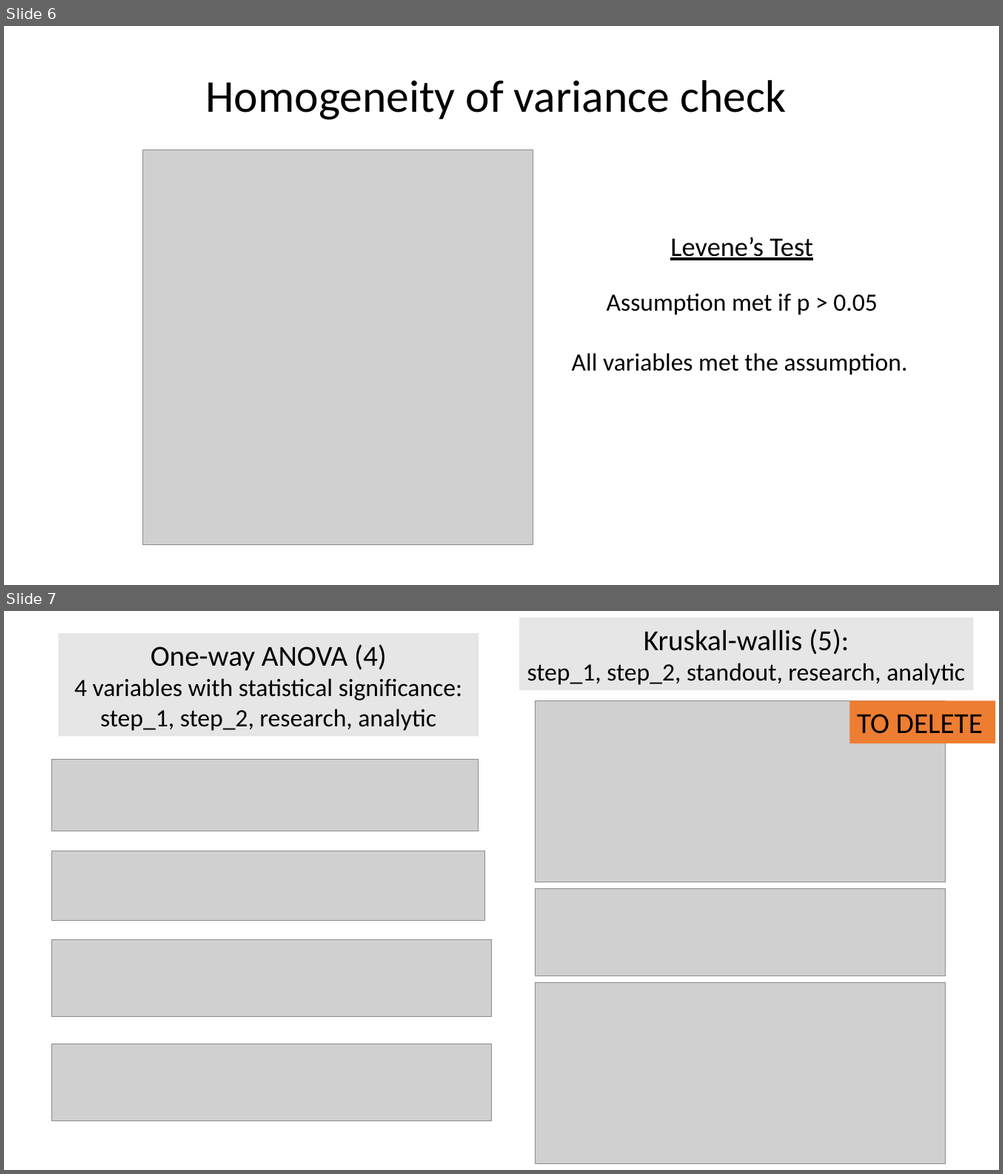
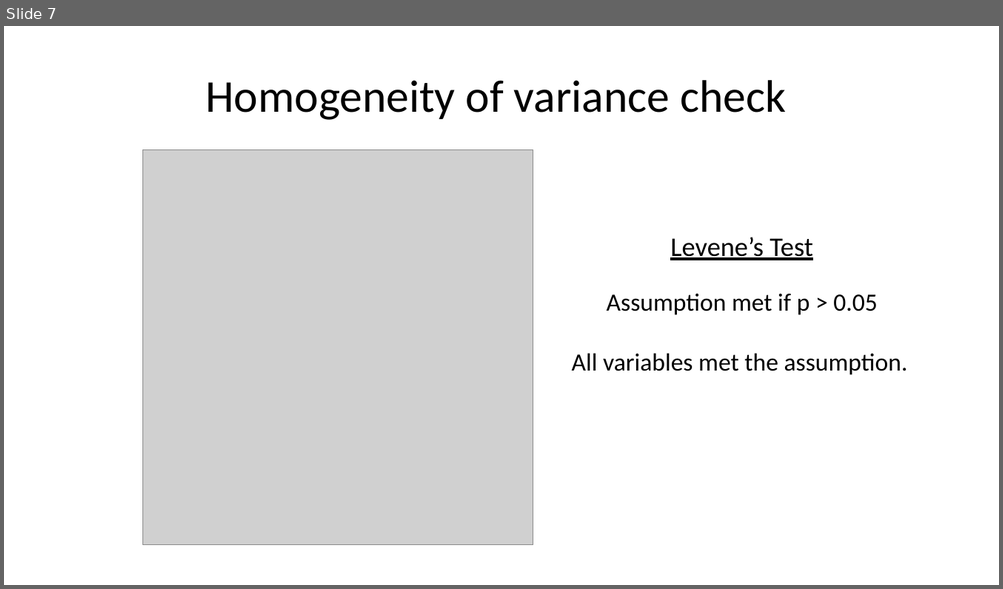
Before and after one commit to tiffanydho/ENT_research, a slide deck: ERAS_Linguistics/ERAS_race_report.pptx. Shown one above the other, each under a label of ours: slides 6 and 7 before the commit, slide 7 after it. The pictures are 1003x1174 and 1003x589 pixels, drawn with LibreOffice and Linux fonts; fonts in the diff are those of the drawing; grey boxes stand for pictures. Boxes give left, top, right and bottom in pixels: in the first picture for what was removed or moved away, otherwise in the second. Text is boxed around its words. In the diff, an @@ line names an element or a change of style, - is before the commit and + after.

```diff
--- a/ERAS_Linguistics/ERAS_race_report.pptx
+++ b/ERAS_Linguistics/ERAS_race_report.pptx
@@ slide 7 removed at bbox=[4, 611, 999, 1170], background #FFFFFF @@
@@ rectangle removed at bbox=[519, 618, 973, 691] @@
-Kruskal-wallis (5):
-step_1, step_2, standout, research, analytic
@@ rectangle removed at bbox=[59, 633, 478, 736] @@
-One-way ANOVA (4)
-4 variables with statistical significance: step_1, step_2, research, analytic
@@ picture removed at bbox=[535, 701, 945, 882] @@
@@ rectangle removed at bbox=[849, 701, 995, 743] @@
-TO DELETE
@@ picture removed at bbox=[52, 760, 478, 832] @@
@@ picture removed at bbox=[52, 851, 484, 920] @@
@@ picture removed at bbox=[535, 889, 945, 976] @@
@@ picture removed at bbox=[52, 940, 491, 1017] @@
@@ picture removed at bbox=[535, 982, 945, 1164] @@
@@ picture removed at bbox=[52, 1045, 491, 1122] @@
@@ what was slide 6 is now slide 7 @@
```
Also in this commit, not shown: 9 slides changed, 38 slides added, 6 other files.
